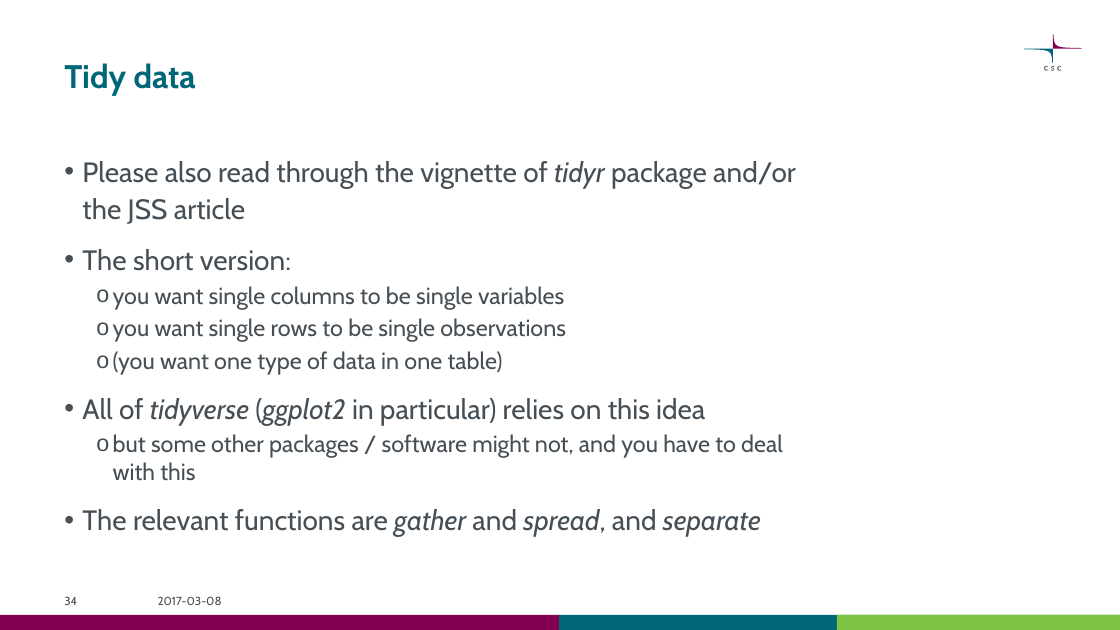
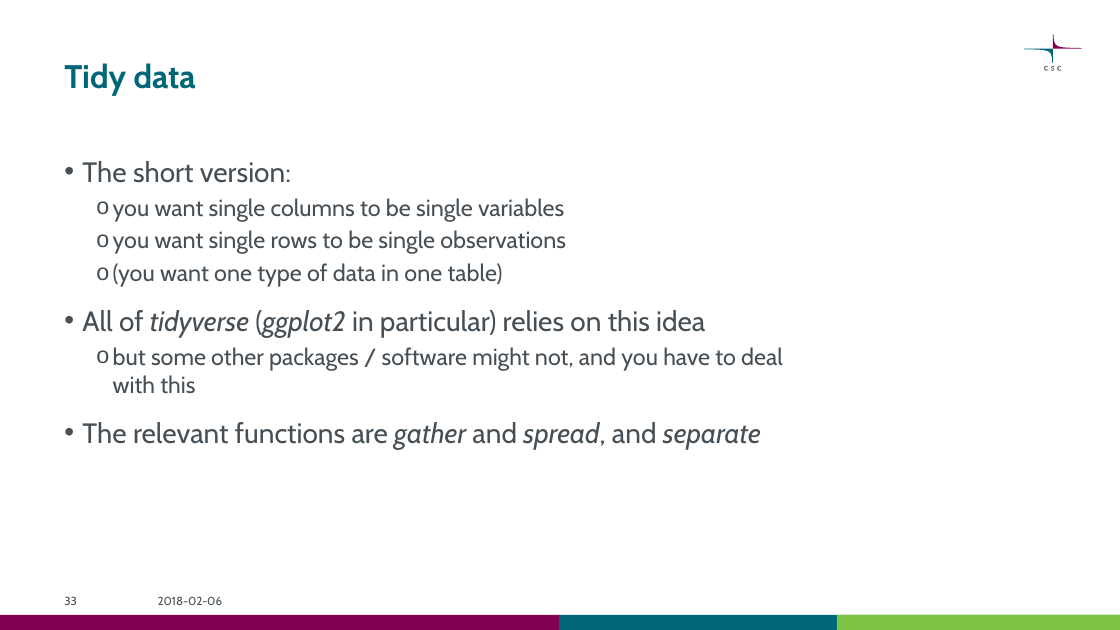
Before and after one commit to csc-training/wrangling-with-R, a slide deck: slide 33 of wrangling_with_r_bio18.pptx (slide 34 before the commit). Drawn at 1120x630 pixels with LibreOffice and Linux fonts; fonts in the diff are those of the drawing. Boxes give left, top, right and bottom in pixels: in the first picture for what was removed or moved away, otherwise in the second. Text is boxed around its words. In the diff, an @@ line names an element or a change of style, - is before the commit and + after.

```diff
--- a/wrangling_with_r_bio18.pptx
+++ b/wrangling_with_r_bio18.pptx
@@ text at [82, 161, 796, 224]: paragraph removed @@
-• Please also read through the vignette of tidyr package and/or the JSS article
@@ page number at [64, 596, 77, 605]: text changed @@
-34
+33
@@ text at [158, 596, 223, 605]: text changed @@
-2017-03-08
+2018-02-06
```
Also in this commit, not shown: 28 other slides changed, 5 slides added, 6 slides removed, 2 other files.
